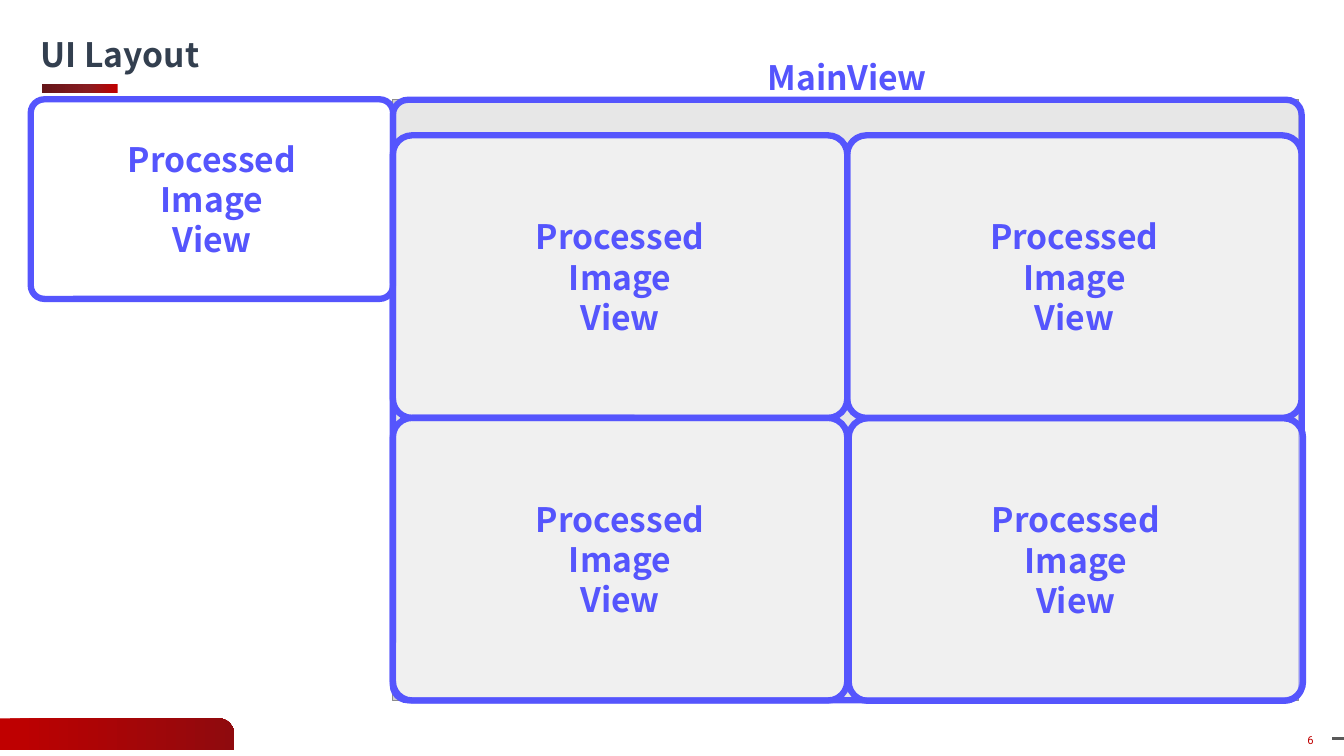
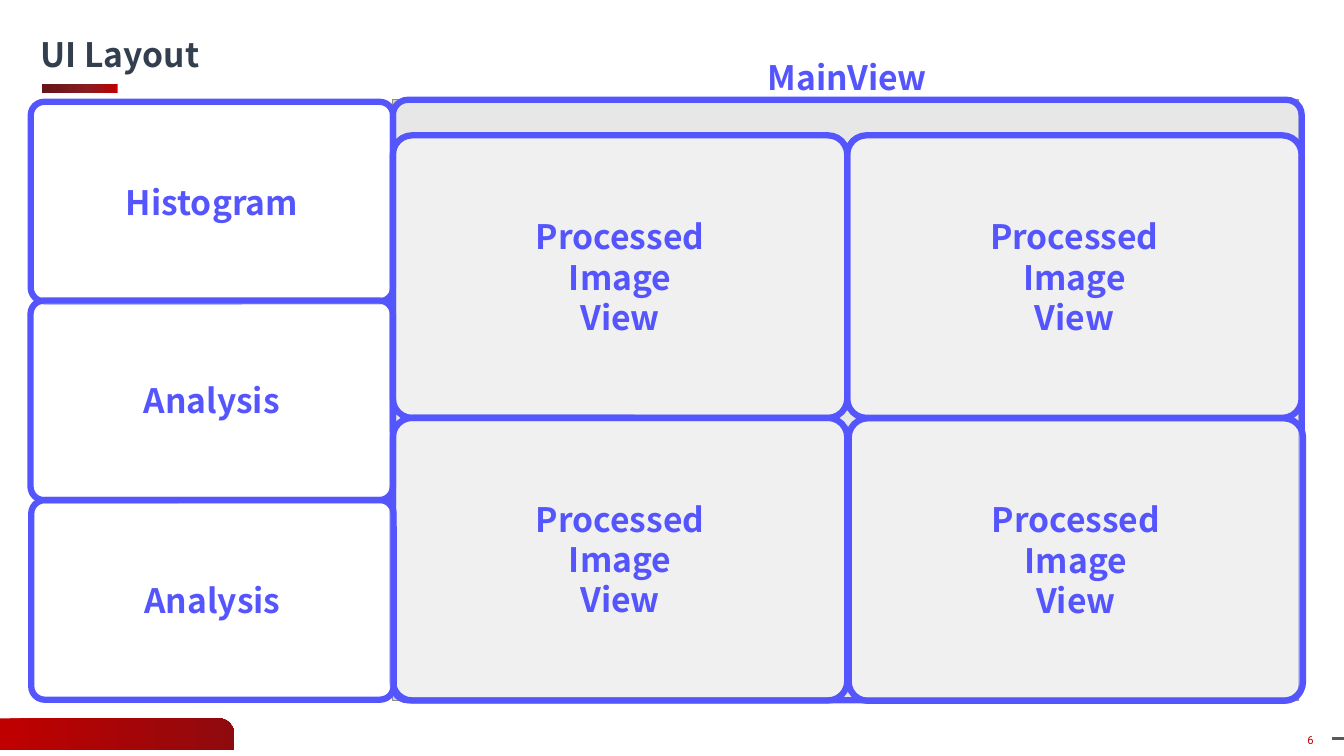
Before and after one commit to gyoon88/KlarfViewer, a slide deck: slide 6 of Docs/12주차_과제_발표_안광윤.pptx. Drawn at 1344x756 pixels with LibreOffice and Linux fonts; fonts in the diff are those of the drawing; grey boxes stand for pictures; background and template pictures are left out. Boxes give left, top, right and bottom in pixels: in the first picture for what was removed or moved away, otherwise in the second. Text is boxed around its words. In the diff, an @@ line names an element or a change of style, - is before the commit and + after.

Commit message:
ImageProcess Module v0.3.0

```diff
--- a/Docs/12주차_과제_발표_안광윤.pptx
+++ b/Docs/12주차_과제_발표_안광윤.pptx
@@ text in rounded rectangle at (126, 188, 298, 223): text changed @@
-Processed
-Image
-View
+Histogram
@@ rounded rectangle added at (30, 300, 393, 500), fill #FFFFFF at 40% opacity, outline #5555FD 4.5 pt, 24 pt, text #5555FD, bold @@
+Analysis
@@ rounded rectangle added at (31, 500, 394, 700), fill #FFFFFF at 40% opacity, outline #5555FD 4.5 pt, 24 pt, text #5555FD, bold @@
+Analysis
```
Also in this commit, not shown: 2 other slides changed, 3 slides added, 24 other files.
